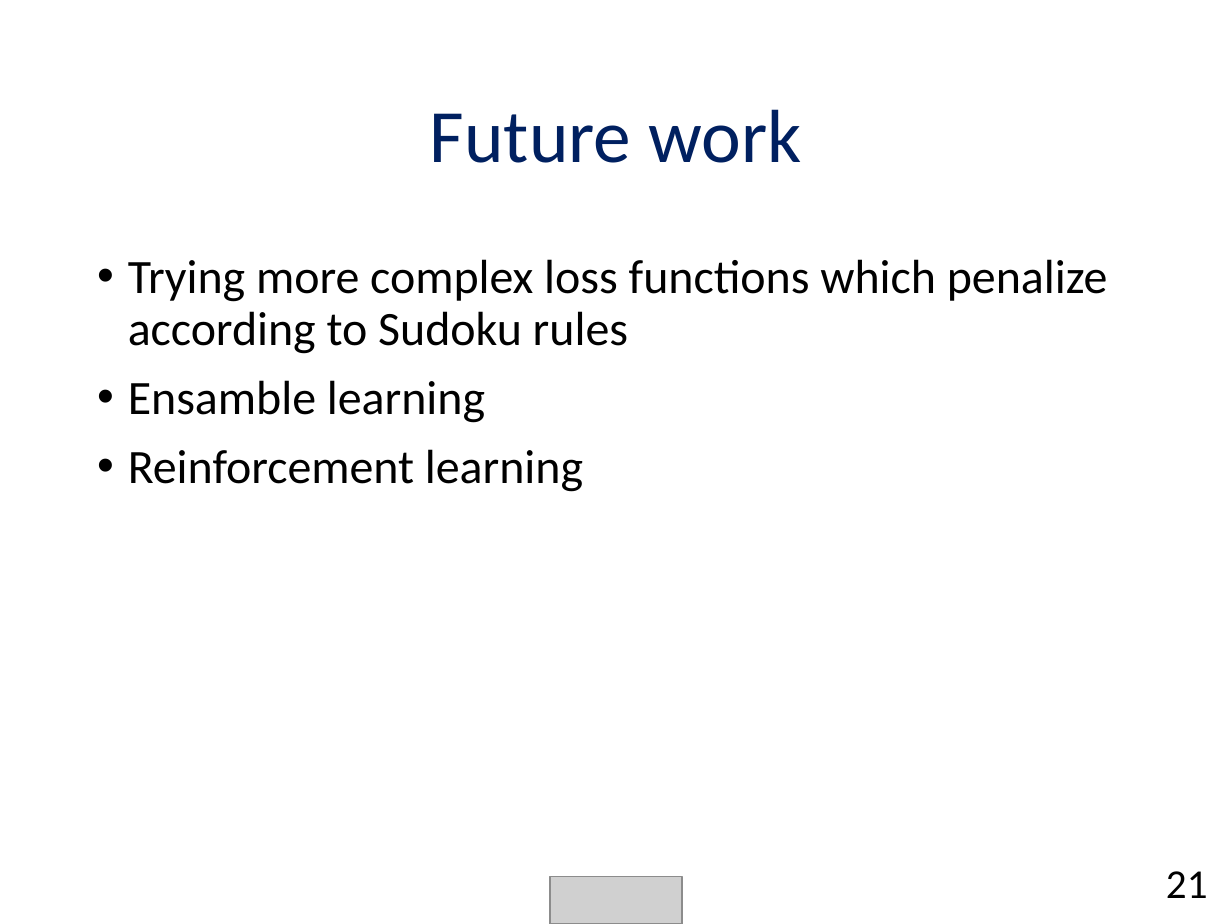
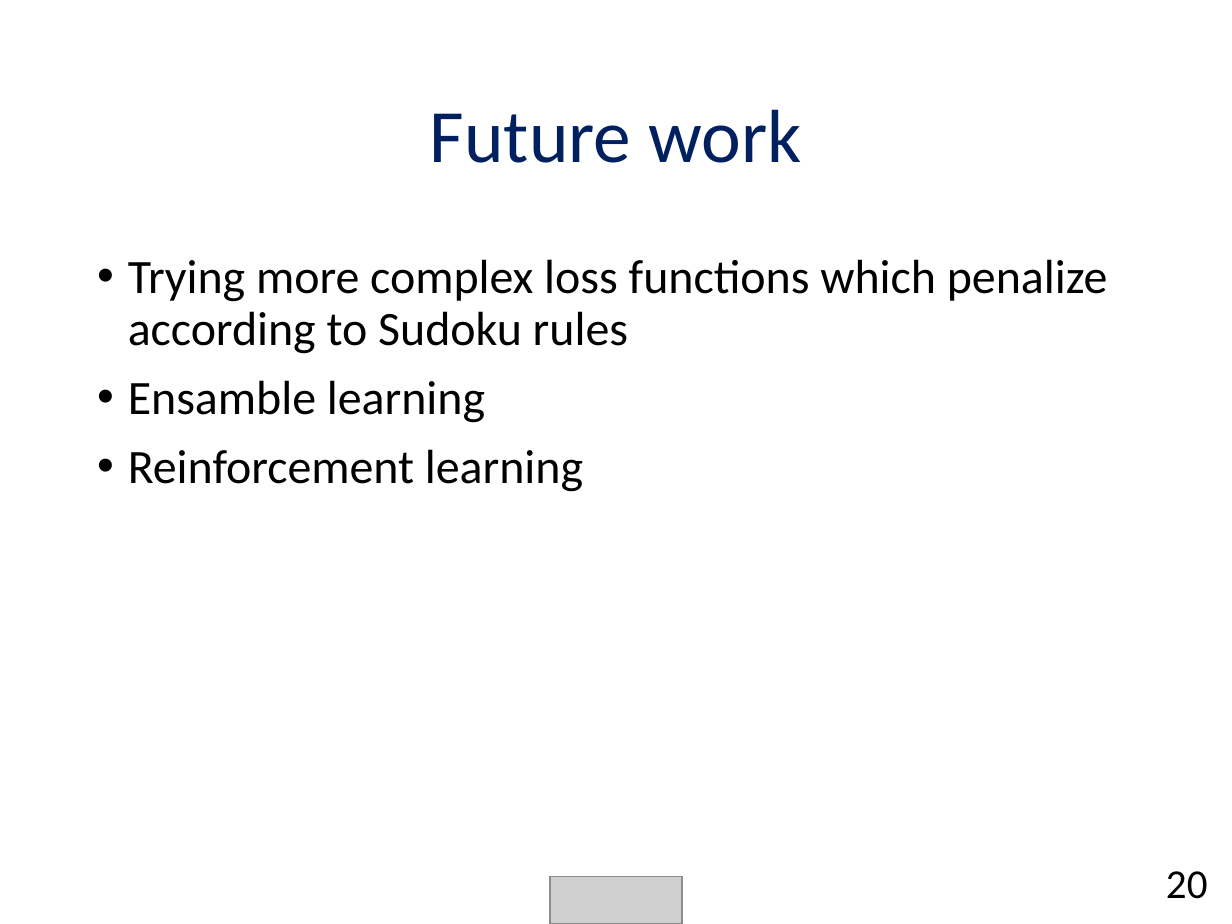
Before and after one commit to chendudai/Sudoku, a slide deck: slide 20 of Presentation/final_presentation.pptx (slide 21 before the commit). Drawn at 1232x924 pixels with LibreOffice and Linux fonts; fonts in the diff are those of the drawing; grey boxes stand for pictures. Boxes give left, top, right and bottom in pixels: in the first picture for what was removed or moved away, otherwise in the second. Text is boxed around its words. In the diff, an @@ line names an element or a change of style, - is before the commit and + after.

```diff
--- a/Presentation/final_presentation.pptx
+++ b/Presentation/final_presentation.pptx
@@ text at [1166,871,1208,899]: text changed @@
-21
+20
```
Also in this commit, not shown: 6 other slides changed, 1 slide added, 2 slides removed.
